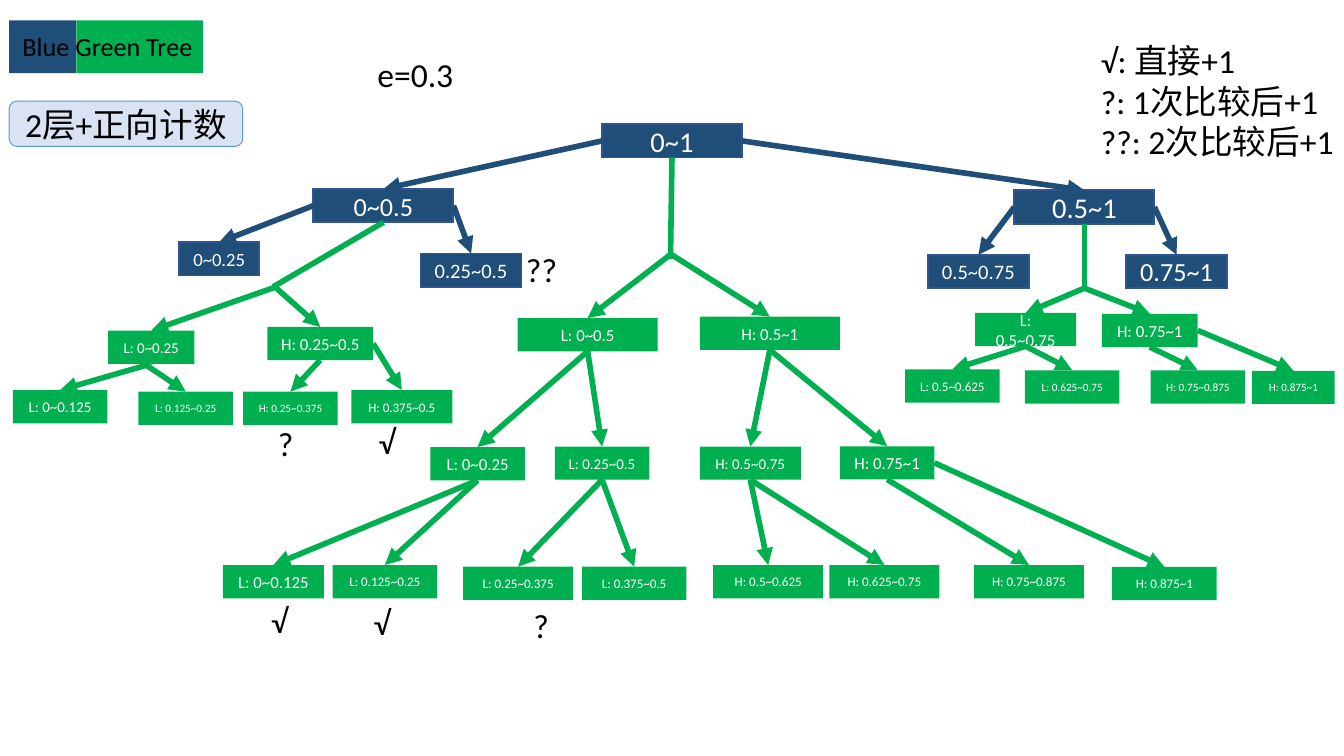
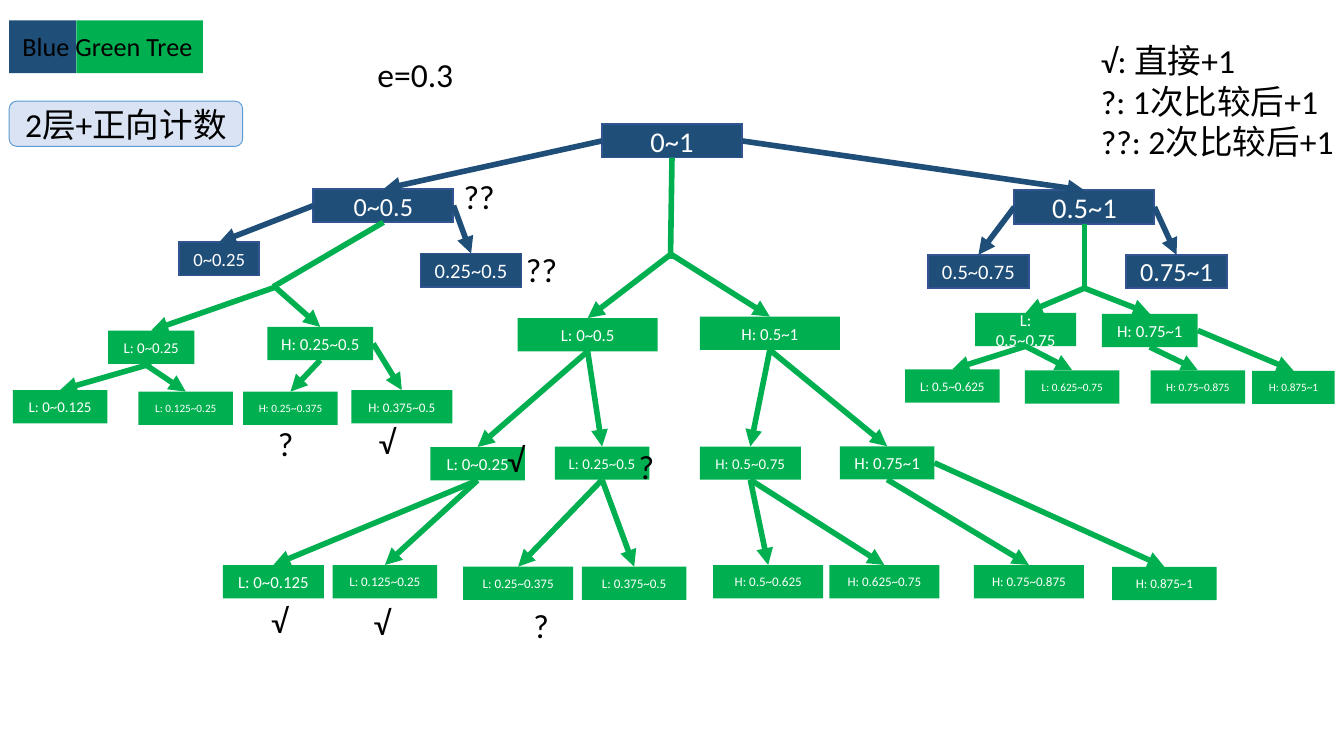
Before and after one commit to shiwanghua/BG-Tree, a slide deck: slide 12 of BlueGreen-Tree.pptx. Drawn at 1344x756 pixels with LibreOffice and Linux fonts; fonts in the diff are those of the drawing. Boxes give left, top, right and bottom in pixels: in the first picture for what was removed or moved away, otherwise in the second. Text is boxed around its words. In the diff, an @@ line names an element or a change of style, - is before the commit and + after.

```diff
--- a/BlueGreen-Tree.pptx
+++ b/BlueGreen-Tree.pptx
@@ text added at bbox=[450, 169, 512, 223], 18 pt, text #000000 @@
+??
@@ text added at bbox=[495, 433, 556, 487], 18 pt, text #000000 @@
+√
@@ text added at bbox=[625, 439, 687, 493], 18 pt, text #000000 @@
+?
```
Also in this commit, not shown: 1 other slide changed, 5 slides added, 1 other file.
